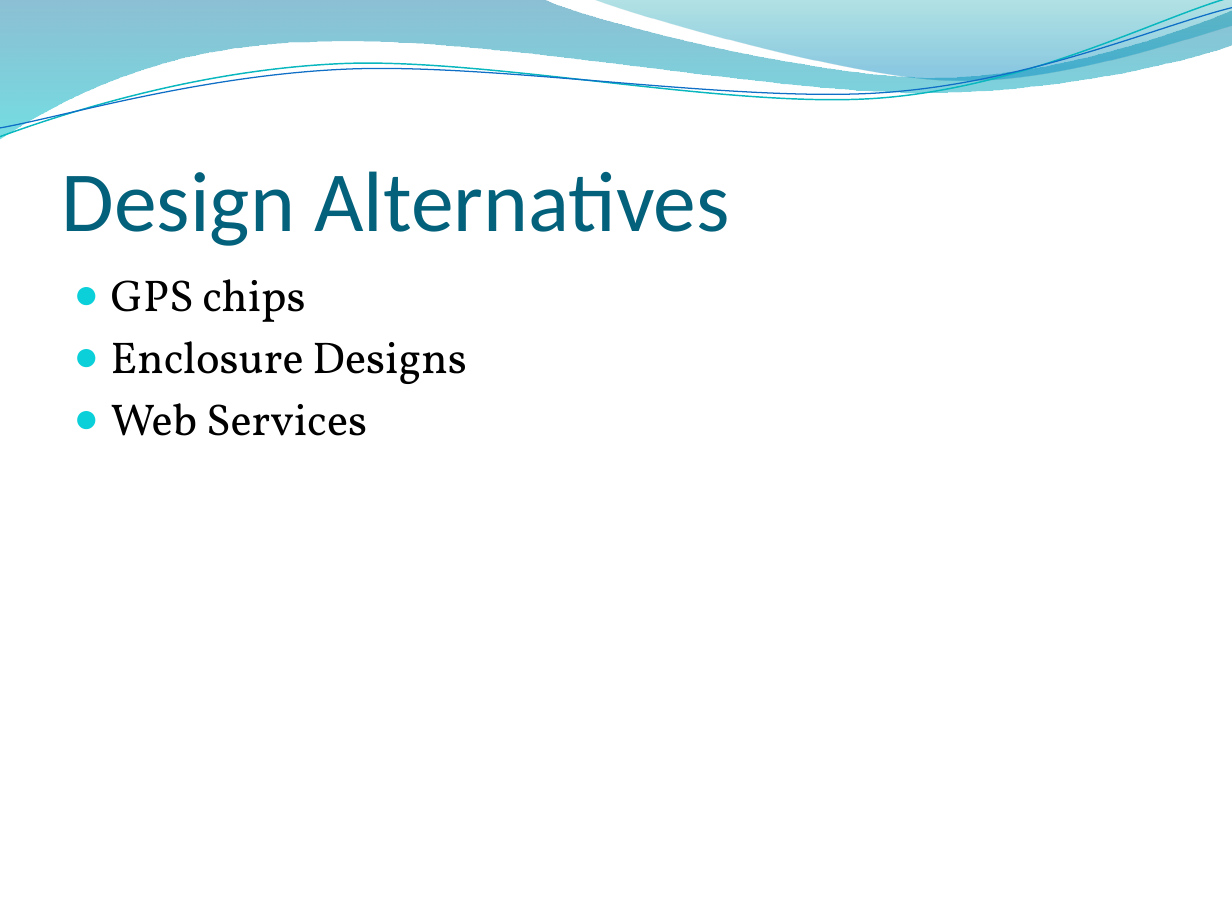
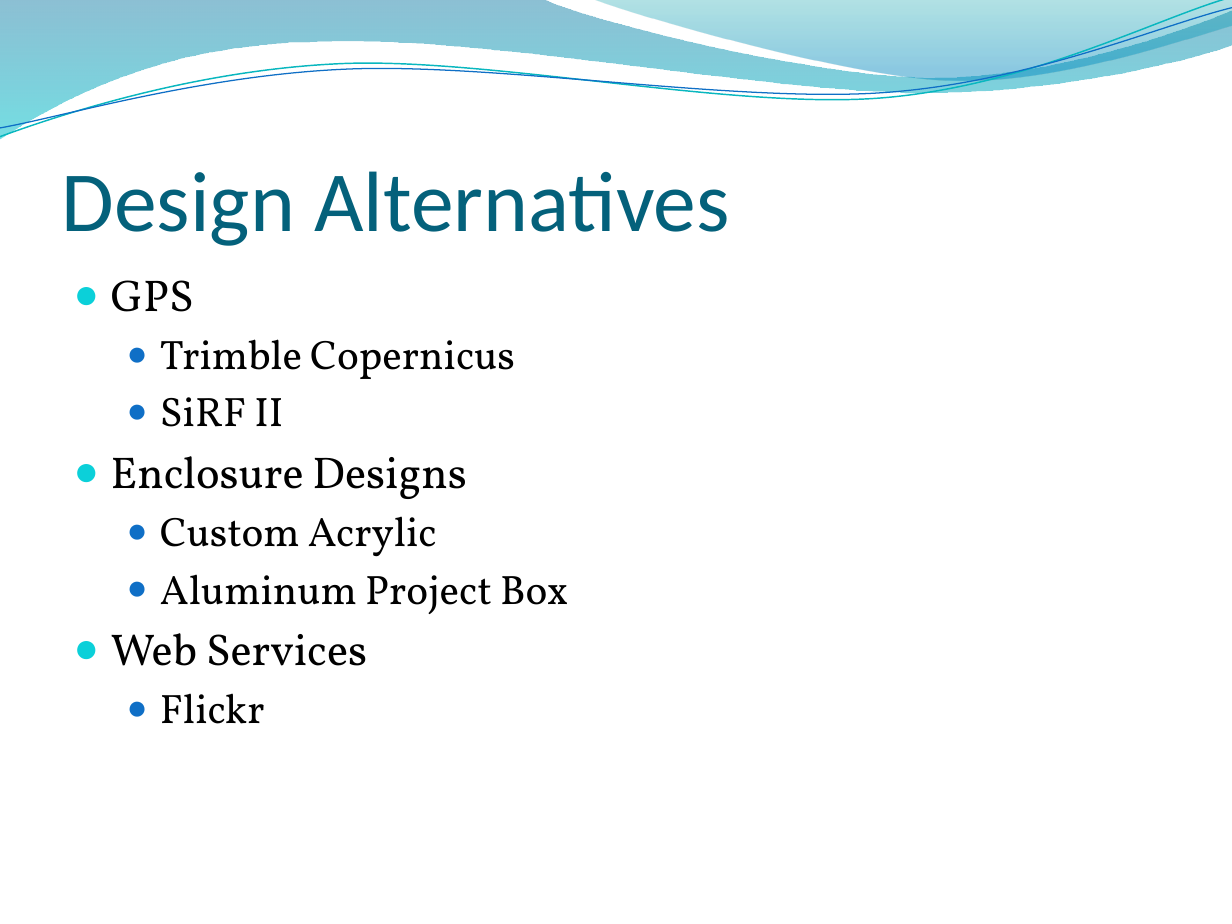
Before and after one commit to tasbal/cpsc483, a slide deck: slide 9 of MISC/Final Presentation.pptx (slide 8 before the commit). Drawn at 1232x924 pixels with LibreOffice and Linux fonts; fonts in the diff are those of the drawing; background and template pictures are left out. Boxes give left, top, right and bottom in pixels: in the first picture for what was removed or moved away, otherwise in the second. Text is boxed around its words. In the diff, an @@ line names an element or a change of style, - is before the commit and + after.

```diff
--- a/MISC/Final Presentation.pptx
+++ b/MISC/Final Presentation.pptx
@@ text at (x1=111, y1=280, x2=515, y2=427): text changed; size 26 to 24 pt @@
-● GPS chips
+● GPS
+  ● Trimble Copernicus
+  ● SiRF II
@@ text at (x1=160, y1=516, x2=568, y2=614): paragraphs added @@
+  ● Custom Acrylic
+  ● Aluminum Project Box
@@ text at (x1=160, y1=693, x2=265, y2=724): paragraph added @@
+  ● Flickr
```
Also in this commit, not shown: 7 other slides changed, 2 slides added, 6 slides removed, 1 other file.
